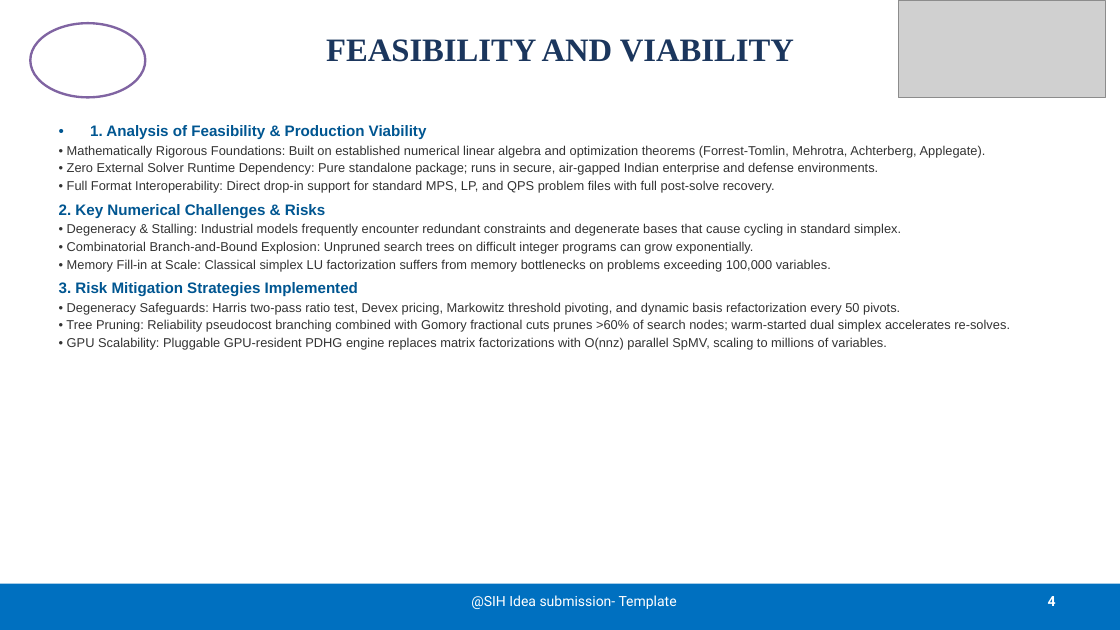
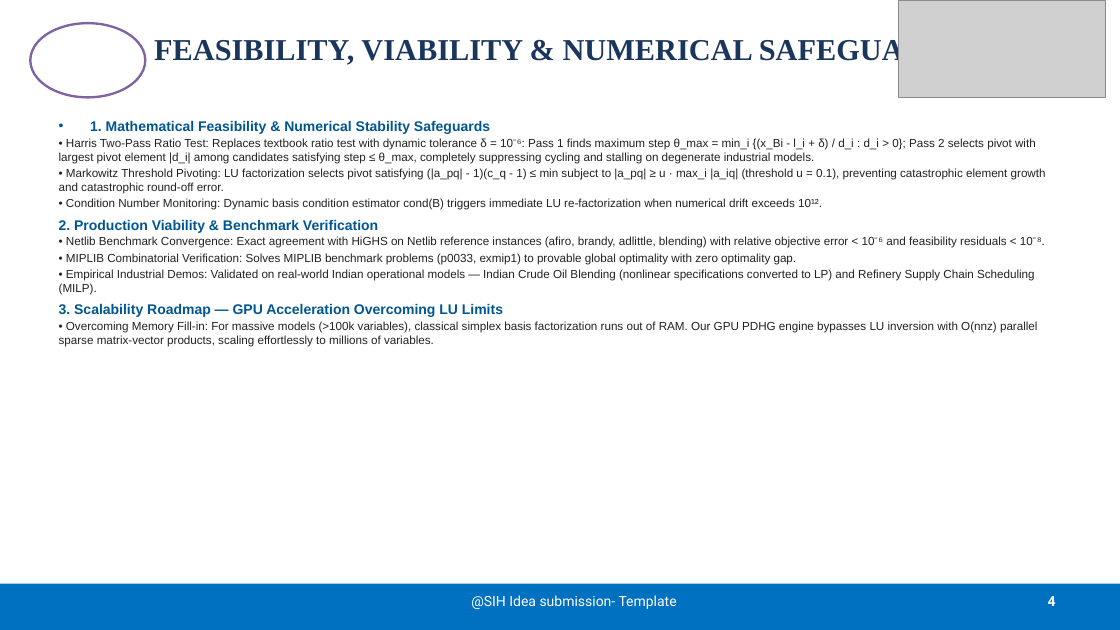
Before and after one commit to AryanMotiani/sovereign-solver, a slide deck: slide 4 of SIH2026-IDEA-Presentation-Format.pptx. Drawn at 1120x630 pixels with LibreOffice and Linux fonts; fonts in the diff are those of the drawing; grey boxes stand for pictures. Boxes give left, top, right and bottom in pixels: in the first picture for what was removed or moved away, otherwise in the second. Text is boxed around its words. In the diff, an @@ line names an element or a change of style, - is before the commit and + after.

Commit message:
docs(presentation): add core mathematical formulas, algorithms, and competitive differentiation to SIH PPTX

```diff
--- a/SIH2026-IDEA-Presentation-Format.pptx
+++ b/SIH2026-IDEA-Presentation-Format.pptx
@@ title at <box>154,36,965,66</box>: text changed; size 28 to 26 pt @@
-FEASIBILITY AND VIABILITY
+FEASIBILITY, VIABILITY & NUMERICAL SAFEGUARDS
@@ text at <box>59,121,1046,347</box>: text changed; size 11 to 10 pt; text colour #333333 to #222222 @@
-• 1. Analysis of Feasibility & Production Viability
-• Mathematically Rigorous Foundations: Built on established numerical linear algebra and optimization theorems (Forrest-Tomlin, Mehrotra, Achterberg, Applegate).
-• Zero External Solver Runtime Dependency: Pure standalone package; runs in secure, air-gapped Indian enterprise and defense environments.
-• Full Format Interoperability: Direct drop-in support for standard MPS, LP, and QPS problem files with full post-solve recovery.
-2. Key Numerical Challenges & Risks
-• Degeneracy & Stalling: Industrial models frequently encounter redundant constraints and degenerate bases that cause cycling in standard simplex.
-• Combinatorial Branch-and-Bound Explosion: Unpruned search trees on difficult integer programs can grow exponentially.
-• Memory Fill-in at Scale: Classical simplex LU factorization suffers from memory bottlenecks on problems exceeding 100,000 variables.
-3. Risk Mitigation Strategies Implemented
-• Degeneracy Safeguards: Harris two-pass ratio test, Devex pricing, Markowitz threshold pivoting, and dynamic basis refactorization every 50 pivots.
-• Tree Pruning: Reliability pseudocost branching combined with Gomory fractional cuts prunes >60% of search nodes; warm-started dual simplex accelerates re-solves.
-• GPU Scalability: Pluggable GPU-resident PDHG engine replaces matrix factorizations with O(nnz) parallel SpMV, scaling to millions of variables.
+• 1. Mathematical Feasibility & Numerical Stability Safeguards
+• Harris Two-Pass Ratio Test: Replaces textbook ratio test with dynamic tolerance δ = 10⁻⁶: Pass 1 finds maximum step θ_max = min_i {(x_Bi - l_i + δ) / d_i : d_i > 0}; Pass 2 selects pivot with largest pivot element |d_i| among candidates satisfying step ≤ θ_max, completely suppressing cycling and stalling on degenerate industrial models.
+• Markowitz Threshold Pivoting: LU factorization selects pivot satisfying (|a_pq| - 1)(c_q - 1) ≤ min subject to |a_pq| ≥ u · max_i |a_iq| (threshold u = 0.1), preventing catastrophic element growth and catastrophic round-off error.
+• Condition Number Monitoring: Dynamic basis condition estimator cond(B) triggers immediate LU re-factorization when numerical drift exceeds 10¹².
+2. Production Viability & Benchmark Verification
+• Netlib Benchmark Convergence: Exact agreement with HiGHS on Netlib reference instances (afiro, brandy, adlittle, blending) with relative objective error < 10⁻⁶ and feasibility residuals < 10⁻⁸.
+• MIPLIB Combinatorial Verification: Solves MIPLIB benchmark problems (p0033, exmip1) to provable global optimality with zero optimality gap.
+• Empirical Industrial Demos: Validated on real-world Indian operational models — Indian Crude Oil Blending (nonlinear specifications converted to LP) and Refinery Supply Chain Scheduling (MILP).
+3. Scalability Roadmap — GPU Acceleration Overcoming LU Limits
+• Overcoming Memory Fill-in: For massive models (>100k variables), classical simplex basis factorization runs out of RAM. Our GPU PDHG engine bypasses LU inversion with O(nnz) parallel sparse matrix-vector products, scaling effortlessly to millions of variables.
```
Also in this commit, not shown: 5 other slides changed.
